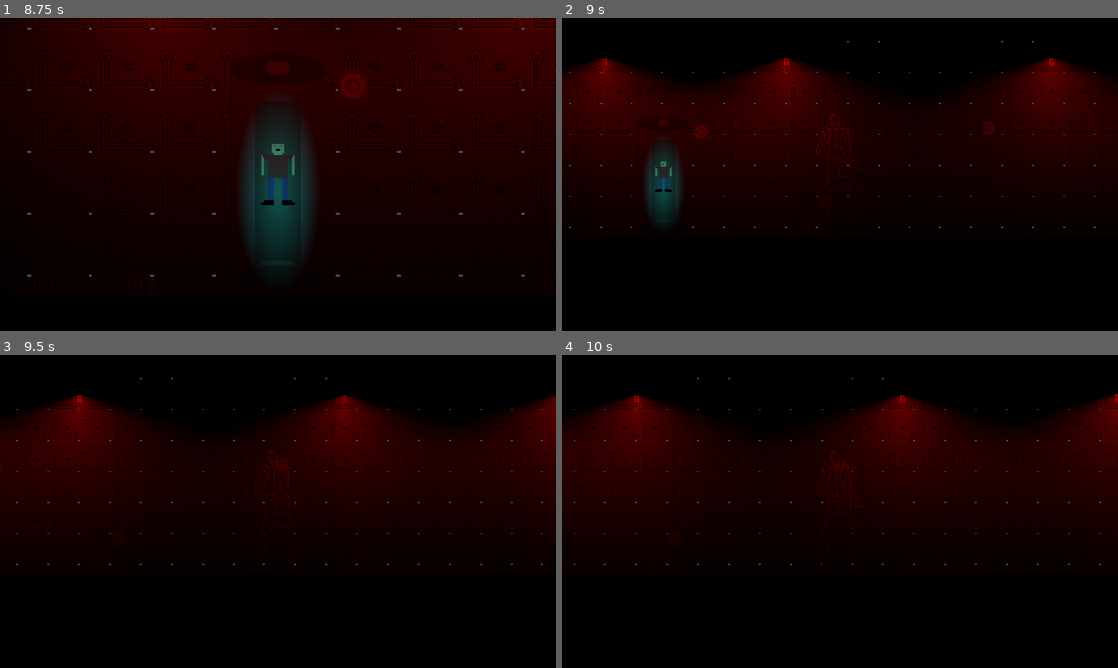
Above: before the commit, frames 1-4 (two rows, left to right).
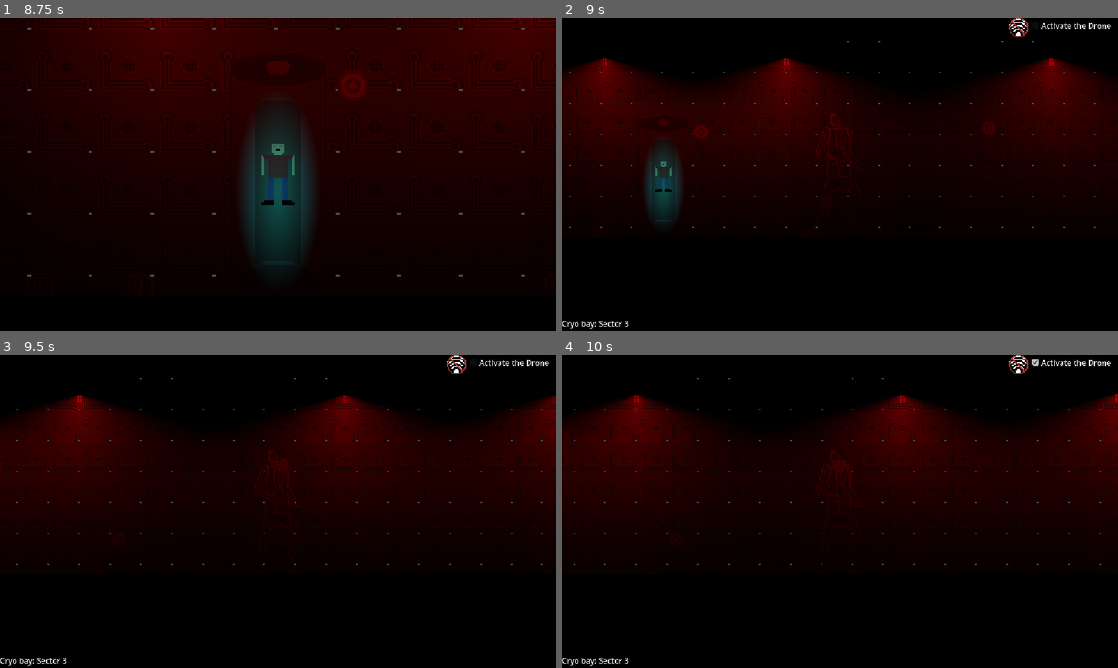
Above: after the commit, the same moments.

Repository: SysadmnIvy27/Final_game_dev
Game: Godot game, scene res://ui/menus/main_menu/main_menu.tscn
Two runs of this game, one before a commit and one after it. Both use one fixed random seed, a clock stepped at 60 frames per second and the inputs below.
Inputs (mouse positions are in pixels of both pictures, inside the frame that each line leads up to):
- Up to frame 1 (8.75 s): click "New Game" at 0.5 s; tap Enter at 1.25 s; move the mouse to (400, 158) at 1.27 s; hold D (move_right) 1.28-2.78 s; tap C (enter_cryo) at 1.35, 5.1 s; tap Space (jump) at 1.52, 2.27, 3.77, 4.52, 5.27, 6.77, 7.52, 8, 8.27 s; move the mouse to (166, 190) at 2.02 s; click (166, 190) at 2.1 s; move the mouse to (333, 105) at 2.77 s; hold A (move_left) 2.78-3.53 s; tap E (interact) at 2.85, 6.6 s; move the mouse to (250, 237) at 3.52 s; hold D (move_right) 3.53-5.03 s; tap Shift (sprint) at 3.6 s; move the mouse to (444, 221) at 4.27 s; tap Tab (swap_drone_action) at 4.35, 8.1 s; move the mouse to (111, 127) at 5.02 s; hold A (move_left) 5.03-5.78 s; move the mouse to (305, 174) at 5.77 s; press the mouse at (305, 174) at 5.78 s; hold D (move_right) 5.78-6.53 s; move the mouse to (194, 96) at 6.52 s; release the mouse at (194, 96) at 6.53 s; hold A (move_left) 6.53-8.03 s; move the mouse to (400, 158) at 7.27 s; hold Shift (sprint) 7.28-8.03 s; move the mouse to (166, 190) at 8.02 s; hold D (move_right) from 8.03 s (still down)
- Up to frame 2 (9 s): keep holding D (move_right); tap Enter at 8.75 s; move the mouse to (895, 105) at 8.77 s; tap C (enter_cryo) at 8.85 s
- Up to frame 3 (9.5 s): keep holding D (move_right)
- Up to frame 4 (10 s): release D (move_right) at 9.5 s; click (1073, 361) at 9.5 s, where only the run after the commit has a clickable "Activate the Drone"

Frame 1 is identical in both runs. In frame 2, 0.3% of the frame differs, in the area x 0-99%, y 0-100%; in frame 3, 0.3%; in frame 4, 0.3%.

Commit message:
v0.2.0 Hud and ui WIP

Diff:
--- a/entities/characters/oliver_item/oliver_item.gd
+++ b/entities/characters/oliver_item/oliver_item.gd
@@ -52,13 +52,14 @@
 		elif modes[mode - 1] == "Player Control":
 			Player_Ctrl(delta)
 
-		if global_position.distance_to(owner_entity.global_position) > signal_range and mode == 3:
+		if global_position.distance_to(owner_entity.global_position) > signal_range:
 			mode = 1
 			can_connect = false
 			owner_entity.hud.push_message("Drone connection offline.")
 		else:
 			can_connect = true
 			owner_entity.hud.push_message("Drone connection online.")
+		owner_entity.hud.connection = can_connect
 
 func Sentry_mode():
 	velocity = Vector2.ZERO
--- a/levels/tutorial_level/tutorial_level.gd
+++ b/levels/tutorial_level/tutorial_level.gd
@@ -1,14 +1,17 @@
 extends Node2D
 
 var msg_on_entered = "Cryo bay: Sector 3"
-#@onready var player = $"../Player"
+var player : Node
+var msg_sent = false
 
 # Called when the node enters the scene tree for the first time.
 func _ready() -> void:
 	pass
-	#player.hud.push_message(msg_on_entered)
 
 
 # Called every frame. 'delta' is the elapsed time since the previous frame.
 func _process(_delta: float) -> void:
-	pass
+	player = get_parent().player
+	if player and not msg_sent:
+		player.hud.area_entered(msg_on_entered)
+		msg_sent = true
--- /dev/null
+++ b/main/main.gd
@@ -0,0 +1,13 @@
+extends Node2D
+
+var current_level : Node
+var player : Node
+
+# Called when the node enters the scene tree for the first time.
+func _ready() -> void:
+	pass # Replace with function body.
+
+
+# Called every frame. 'delta' is the elapsed time since the previous frame.
+func _process(delta: float) -> void:
+	pass
--- a/main/main.tscn
+++ b/main/main.tscn
@@ -1,8 +1,10 @@
 [gd_scene format=3 uid="uid://v0l1jmvpadhh"]
 
+[ext_resource type="Script" uid="uid://txm17pqafvxb" path="res://main/main.gd" id="1_pjrb6"]
 [ext_resource type="PackedScene" uid="uid://d0ts0d2i7lpl2" path="res://levels/tutorial_level/tutorial_level.tscn" id="2_pjrb6"]
 
 [node name="Main" type="Node2D" unique_id=1666047460]
+script = ExtResource("1_pjrb6")
 
 [node name="TutorialLevel" parent="." unique_id=1734787136 instance=ExtResource("2_pjrb6")]
 position = Vector2(-116.02562, -39.425232)
--- a/player/player.gd
+++ b/player/player.gd
@@ -13,7 +13,9 @@
 var inventory = {}
 
 func _ready() -> void:
-	pass
+	var level = get_parent()
+	print(level.name)
+	level.player = self
 
 func _physics_process(delta: float) -> void:
 	if Input.is_action_just_pressed("interact") and not lock_interaction:
@@ -61,4 +63,6 @@
 			velocity.x = direction * SPEED
 		else:
 			velocity.x = move_toward(velocity.x, 0, SPEED)
+	else:
+		velocity.x = move_toward(velocity.x, 0, SPEED)
 	move_and_slide()
--- a/ui/hud/hud.gd
+++ b/ui/hud/hud.gd
@@ -2,6 +2,10 @@
 
 @onready var owmer_entity = get_parent()
 @onready var message_label = $Notification_msg
+@onready var area_notifer =  $Room_notification
+@onready var area_timer = $Room_Timer
+@onready var connection_icon = $TextureRect
+var connection
 
 # Called when the node enters the scene tree for the first time.
 func _ready() -> void:
@@ -10,7 +14,18 @@
 
 # Called every frame. 'delta' is the elapsed time since the previous frame.
 func _process(_delta: float) -> void:
-	pass
+	if area_timer.is_stopped():
+		area_notifer.visible = false
+
+	if connection == true:
+		connection_icon.texture.region = Rect2(0,0,32,32)
+	else:
+		connection_icon.texture.region = Rect2(0,32,32,32)
 
 func push_message(message):
 	message_label.text = message
+
+func area_entered(message):
+	area_timer.start(3.0)
+	area_notifer.visible = true
+	area_notifer.text = message
--- a/ui/hud/hud.tscn
+++ b/ui/hud/hud.tscn
@@ -1,6 +1,11 @@
 [gd_scene format=3 uid="uid://c4ba0wtr5726o"]
 
 [ext_resource type="Script" uid="uid://dypdkm0sh04fr" path="res://ui/hud/hud.gd" id="1_xmswo"]
+[ext_resource type="Texture2D" uid="uid://dpaolc82uk2c5" path="res://assets/ui/signal/signal.png" id="2_4d6w6"]
+
+[sub_resource type="AtlasTexture" id="AtlasTexture_i8nuk"]
+atlas = ExtResource("2_4d6w6")
+region = Rect2(0, 0, 32, 32)
 
 [node name="Hud" type="Control" unique_id=2078612702]
 layout_mode = 3
@@ -16,15 +21,41 @@
 anchors_preset = 2
 anchor_top = 1.0
 anchor_bottom = 1.0
-offset_top = -23.0
-offset_right = 40.0
+offset_top = -27.0
+offset_right = 115.0
 grow_vertical = 0
 
+[node name="Room_Timer" type="Timer" parent="." unique_id=833336551]
+one_shot = true
+
 [node name="Notification_msg" type="Label" parent="." unique_id=1255649565]
+layout_mode = 1
+offset_right = 40.0
+offset_bottom = 23.0
+
+[node name="Quest_Board" type="VBoxContainer" parent="." unique_id=463050684]
 layout_mode = 1
 anchors_preset = 1
 anchor_left = 1.0
 anchor_right = 1.0
-offset_left = -40.0
-offset_bottom = 23.0
+offset_left = -183.0
+offset_bottom = 40.0
 grow_horizontal = 0
+
+[node name="Example_quest" type="HBoxContainer" parent="Quest_Board" unique_id=1482984643]
+layout_mode = 2
+
+[node name="CheckBox" type="CheckBox" parent="Quest_Board/Example_quest" unique_id=1778051240]
+layout_mode = 2
+text = "Activate the Drone"
+
+[node name="TextureRect" type="TextureRect" parent="." unique_id=1136148798]
+layout_mode = 1
+anchors_preset = 1
+anchor_left = 1.0
+anchor_right = 1.0
+offset_left = -226.0
+offset_right = -186.0
+offset_bottom = 40.0
+grow_horizontal = 0
+texture = SubResource("AtlasTexture_i8nuk")
Binary file added: assets/ui/signal/signal.ase
Binary file added: assets/ui/signal/signal.png
Not shown, added: main/main.gd.uid
